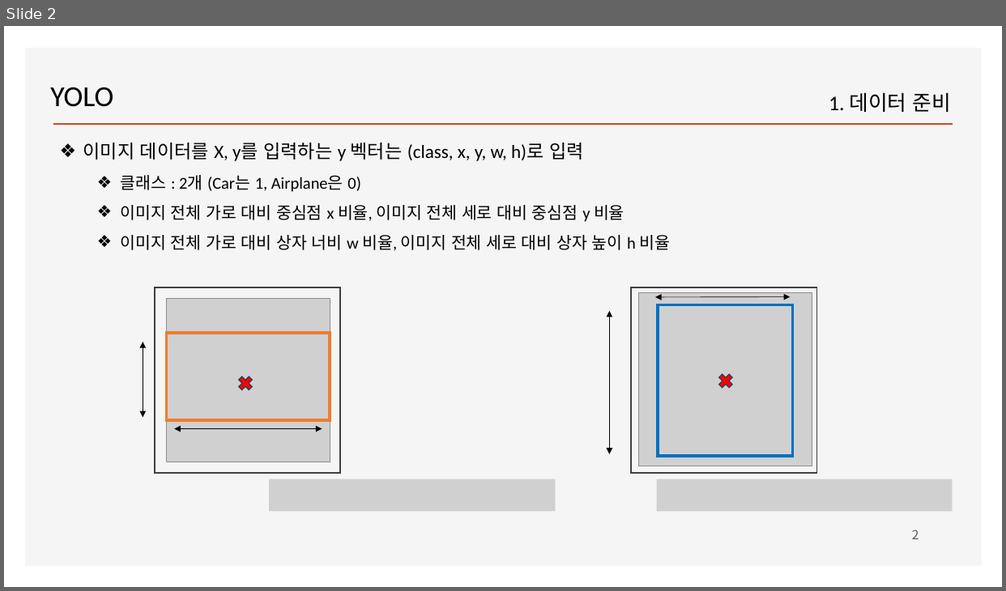
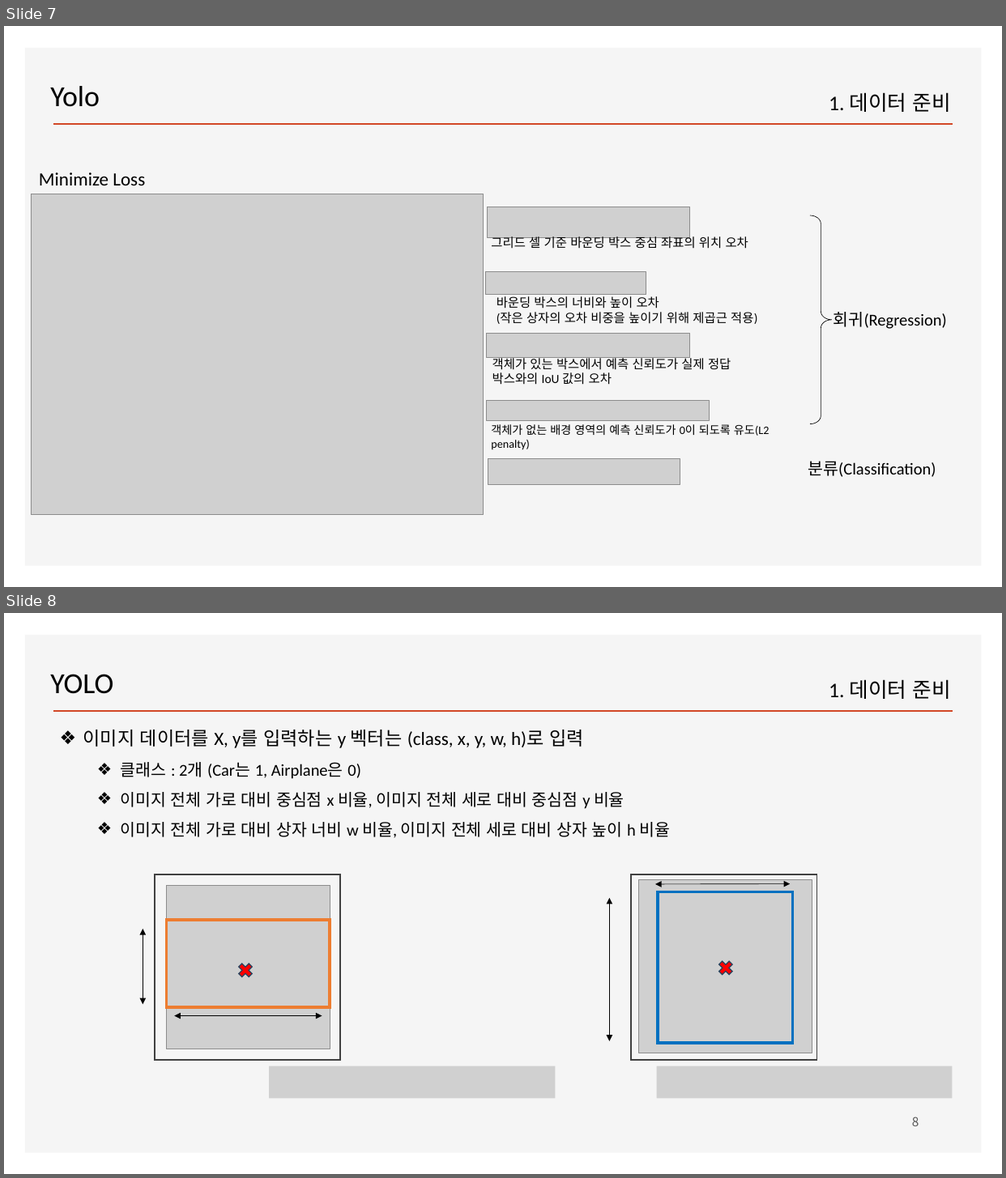
Before and after one commit to ancestor9/2026_Fall_Deep-Learning-with-Python, a slide deck: Chapter 12 Object detection.pptx. Shown one above the other, each under a label of ours: slide 2 before the commit, slides 7 and 8 after it. The pictures are 1006x591 and 1006x1178 pixels, drawn with LibreOffice and Linux fonts; fonts in the diff are those of the drawing; grey boxes stand for pictures; background and template pictures are left out. Boxes give left, top, right and bottom in pixels: in the first picture for what was removed or moved away, otherwise in the second. Text is boxed around its words. In the diff, an @@ line names an element or a change of style, - is before the commit and + after.

```diff
--- a/Chapter 12 Object detection.pptx
+++ b/Chapter 12 Object detection.pptx
@@ slide 7 added at [4, 26, 1002, 587], background #FFFFFF; not listed: 2 template elements that a slide beside it also shows @@
@@ text added at [50, 86, 100, 107], 28 pt, text #000000 @@
+Yolo
@@ text added at [829, 92, 951, 112], 20 pt, text #000000 @@
+1. 데이터 준비
@@ picture added at [32, 194, 484, 514] @@
@@ text added at [39, 173, 145, 186], 18 pt, text #000000 @@
+Minimize Loss
@@ picture added at [488, 207, 691, 238] @@
@@ right brace added at [810, 216, 832, 425], outline #000000 0.5 pt @@
@@ text added at [491, 235, 748, 249], 12 pt, text #000000 @@
+그리드 셀 기준 바운딩 박스 중심 좌표의 위치 오차
@@ picture added at [486, 272, 646, 295] @@
@@ text added at [496, 297, 757, 324], 12 pt, text #000000 @@
+바운딩 박스의 너비와 높이 오차
+(작은 상자의 오차 비중을 높이기 위해 제곱근 적용)
@@ text added at [833, 312, 947, 329], 16 pt, text #000000 @@
+회귀(Regression)
@@ picture added at [487, 333, 691, 357] @@
@@ text added at [492, 356, 731, 385], 12 pt, text #000000 @@
+객체가 있는 박스에서 예측 신뢰도가 실제 정답 박스와의 IoU 값의 오차
@@ picture added at [487, 401, 710, 421] @@
@@ text added at [491, 425, 769, 450], 11 pt, text #000000 @@
+객체가 없는 배경 영역의 예측 신뢰도가 0이 되도록 유도(L2 penalty)
@@ picture added at [488, 459, 680, 485] @@
@@ text added at [808, 461, 936, 477], 16 pt, text #000000 @@
+분류(Classification)
@@ what was slide 2 is now slide 8 @@
@@ page number at [912, 1117, 919, 1127]: text changed @@
-2
+8
```
Also in this commit, not shown: 1 slide changed, 5 other slides added.
